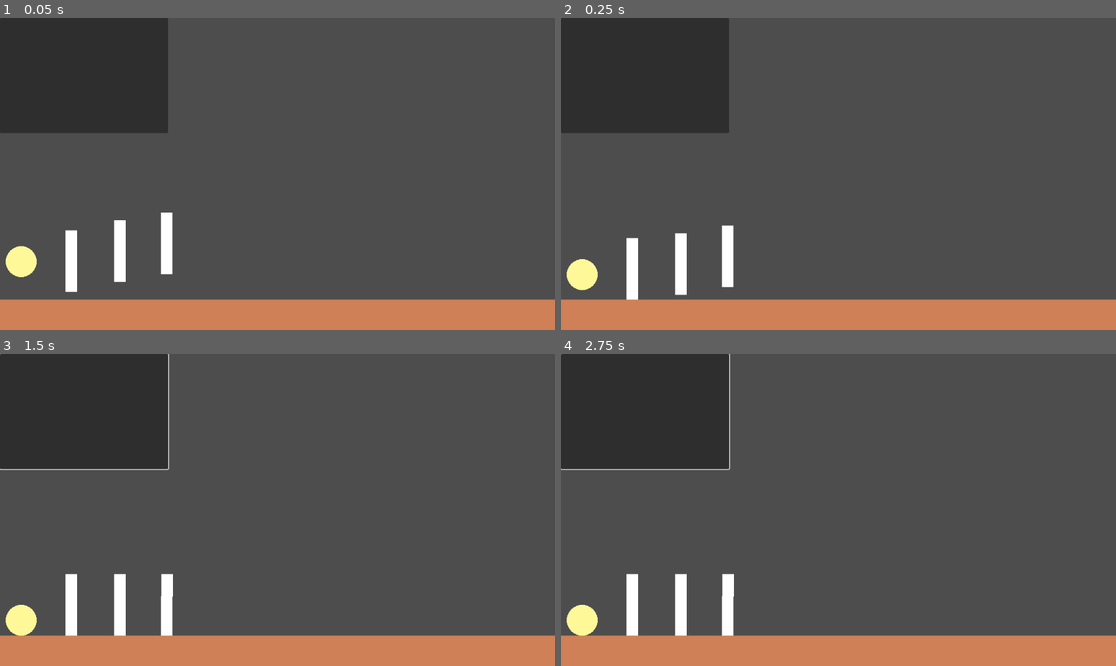
Above: before the commit, frames 1-4 (two rows, left to right).
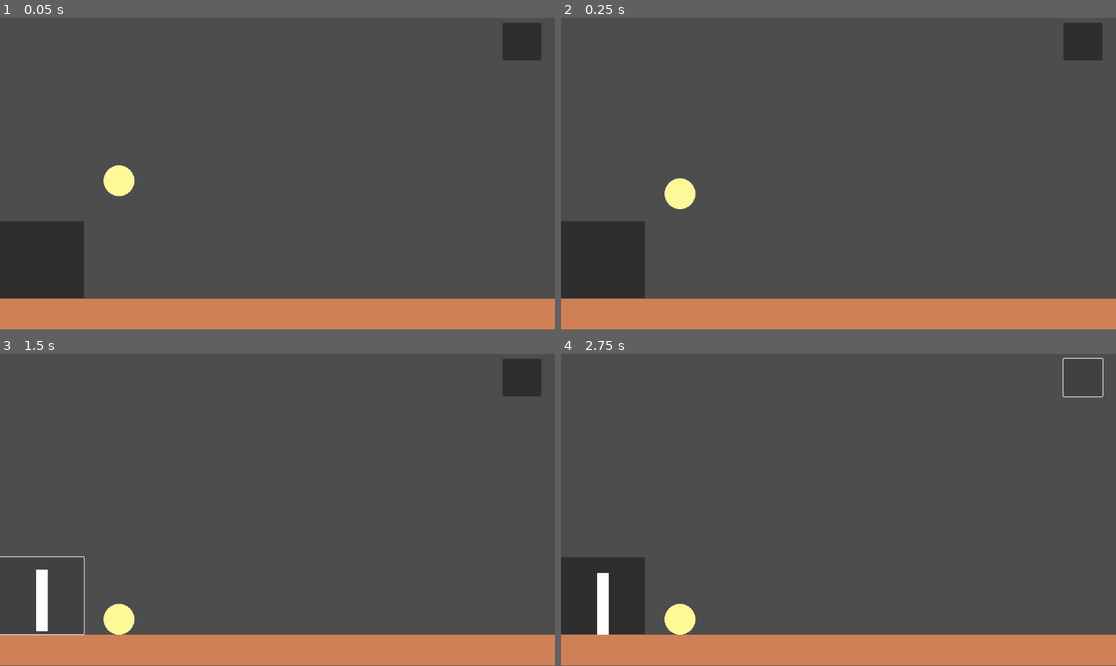
Above: after the commit, the same moments.

Repository: jalbr74/creative-jam-chain-reaction
Game: Godot game, scene res://Scenes/World.tscn
Two runs of this game, one before a commit and one after it. Both use one fixed random seed, a clock stepped at 60 frames per second and the inputs below.
Inputs (mouse positions are in pixels of both pictures, inside the frame that each line leads up to):
- Up to frame 1 (0.05 s): no input
- Up to frame 2 (0.25 s): no input
- Up to frame 3 (1.5 s): click (83, 410) at 0.52 s; click (44, 594) at 1.27 s
- Up to frame 4 (2.75 s): click (1082, 378) at 2.02 s

The runs differ from the first frame. In frame 1, 18% of the frame differs, in the area x 0-100%, y 0-100%; in frame 2, 18%; in frame 3, 15%; in frame 4, 17%.

Commit message:
Made some updates with Jared

Diff:
--- a/Chain Reaction Game/Scenes/Ball.gd
+++ b/Chain Reaction Game/Scenes/Ball.gd
@@ -38,14 +38,14 @@
     #move_and_slide()
 
 
-func _on_button_button_down():
+#func _on_button_button_down():
+    #print("Touched the ball")
+    #state = BallState.MovedByUser
+#
+#func _on_button_button_up():
+    #print("Stopped touching the ball")
+    #state = BallState.Idle
+
+func _on_mouse_entered():
     print("Touched the ball")
     state = BallState.MovedByUser
-
-func _on_button_button_up():
-    print("Stopped touching the ball")
-    state = BallState.Idle
-
-func _on_button_pressed():
-    print("button pressed")
-    pass # Replace with function body.
--- a/Chain Reaction Game/Scenes/Ball.tscn
+++ b/Chain Reaction Game/Scenes/Ball.tscn
@@ -7,6 +7,7 @@
 radius = 32.0156
 
 [node name="Ball" type="CharacterBody2D"]
+input_pickable = true
 script = ExtResource("1_i7t47")
 
 [node name="Sprite2D" type="Sprite2D" parent="."]
@@ -15,12 +16,4 @@
 [node name="CollisionShape2D" type="CollisionShape2D" parent="."]
 shape = SubResource("CircleShape2D_mloef")
 
-[node name="Button" type="Button" parent="."]
-offset_left = -32.0
-offset_top = -32.0
-offset_right = 32.0
-offset_bottom = 32.0
-
-[connection signal="button_down" from="Button" to="." method="_on_button_button_down"]
-[connection signal="button_up" from="Button" to="." method="_on_button_button_up"]
-[connection signal="pressed" from="Button" to="." method="_on_button_pressed"]
+[connection signal="mouse_entered" from="." to="." method="_on_mouse_entered"]
--- /dev/null
+++ b/Chain Reaction Game/Scenes/FakeDomino.tscn
@@ -0,0 +1,7 @@
+[gd_scene load_steps=2 format=3 uid="uid://gdjjijcmif2d"]
+
+[sub_resource type="CanvasTexture" id="CanvasTexture_fp1mo"]
+
+[node name="FakeDomino" type="Sprite2D"]
+scale = Vector2(24, 128)
+texture = SubResource("CanvasTexture_fp1mo")
--- a/Chain Reaction Game/Scenes/RigidBall.tscn
+++ b/Chain Reaction Game/Scenes/RigidBall.tscn
@@ -6,9 +6,12 @@
 radius = 32.0156
 
 [node name="RigidBall" type="RigidBody2D"]
+input_pickable = true
 
 [node name="Sprite2D" type="Sprite2D" parent="."]
 texture = ExtResource("1_6rogu")
 
 [node name="CollisionShape2D" type="CollisionShape2D" parent="."]
 shape = SubResource("CircleShape2D_m64su")
+
+[connection signal="mouse_entered" from="." to="." method="_on_mouse_entered"]
--- a/Chain Reaction Game/Scenes/World.gd
+++ b/Chain Reaction Game/Scenes/World.gd
@@ -1,15 +1,40 @@
 extends Node2D
 
+enum WorldState {
+    Idle, PlacingDomino, MovingBall
+}
+
+var state = WorldState.Idle
+var dominoBeingPlaced: Sprite2D = null
+var fakeDominoScene = preload("res://Scenes/FakeDomino.tscn")
+var realDominoScene = preload("res://Scenes/Domino.tscn")
 
 # Called when the node enters the scene tree for the first time.
 func _ready():
     pass # Replace with function body.
 
-
 # Called every frame. 'delta' is the elapsed time since the previous frame.
 func _process(delta):
-    pass
-
+    if state == WorldState.PlacingDomino:
+        dominoBeingPlaced.position = get_global_mouse_position()
 
 func _on_button_button_down():
-    print("pressed me")
+    if state == WorldState.Idle:
+        state = WorldState.PlacingDomino
+        dominoBeingPlaced = fakeDominoScene.instantiate()
+        dominoBeingPlaced.position = get_global_mouse_position()
+        add_child(dominoBeingPlaced)
+
+func _on_button_button_up():
+    if state == WorldState.PlacingDomino:
+        state = WorldState.Idle
+
+        var newDomino: RigidBody2D = realDominoScene.instantiate()
+        newDomino.position = dominoBeingPlaced.position
+        add_child(newDomino)
+
+        dominoBeingPlaced.queue_free()
+        dominoBeingPlaced = null
+
+func _on_domino_reset_pressed():
+    pass # Replace with function body.
--- a/Chain Reaction Game/Scenes/World.tscn
+++ b/Chain Reaction Game/Scenes/World.tscn
@@ -1,31 +1,30 @@
-[gd_scene load_steps=5 format=3 uid="uid://cjjyww6q25cjj"]
+[gd_scene load_steps=4 format=3 uid="uid://cjjyww6q25cjj"]
 
 [ext_resource type="Script" path="res://Scenes/World.gd" id="1_7au4v"]
 [ext_resource type="PackedScene" uid="uid://r3j63sytjdsn" path="res://Scenes/Surface.tscn" id="1_7fxgv"]
-[ext_resource type="PackedScene" uid="uid://dwmnpy56lojby" path="res://Scenes/Domino.tscn" id="2_r68ei"]
 [ext_resource type="PackedScene" uid="uid://cutyf3aan48nk" path="res://Scenes/RigidBall.tscn" id="4_7aip5"]
 
 [node name="World" type="Node2D"]
 script = ExtResource("1_7au4v")
 
 [node name="Surface" parent="." instance=ExtResource("1_7fxgv")]
-position = Vector2(582, 617)
+position = Vector2(640, 615)
 scale = Vector2(20, 1)
 
-[node name="Domino" parent="." instance=ExtResource("2_r68ei")]
-position = Vector2(148, 504)
+[node name="RigidBall" parent="." instance=ExtResource("4_7aip5")]
+position = Vector2(247, 337)
 
-[node name="Domino2" parent="." instance=ExtResource("2_r68ei")]
-position = Vector2(249, 483)
+[node name="DominoBag" type="Button" parent="."]
+offset_top = 422.0
+offset_right = 174.0
+offset_bottom = 582.0
 
-[node name="Domino3" parent="." instance=ExtResource("2_r68ei")]
-position = Vector2(346, 467)
+[node name="DominoReset" type="Button" parent="."]
+offset_left = 1043.0
+offset_top = 10.0
+offset_right = 1124.0
+offset_bottom = 88.0
 
-[node name="RigidBall" parent="." instance=ExtResource("4_7aip5")]
-position = Vector2(44, 505)
-
-[node name="Button" type="Button" parent="."]
-offset_right = 349.0
-offset_bottom = 239.0
-
-[connection signal="button_down" from="Button" to="." method="_on_button_button_down"]
+[connection signal="button_down" from="DominoBag" to="." method="_on_button_button_down"]
+[connection signal="button_up" from="DominoBag" to="." method="_on_button_button_up"]
+[connection signal="pressed" from="DominoReset" to="." method="_on_domino_reset_pressed"]
--- a/Chain Reaction Game/project.godot
+++ b/Chain Reaction Game/project.godot
@@ -23,3 +23,4 @@
 
 textures/canvas_textures/default_texture_filter=0
 renderer/rendering_method="mobile"
+textures/vram_compression/import_etc2_astc=true
Not shown, added: Chain Reaction Game/export_presets.cfg
